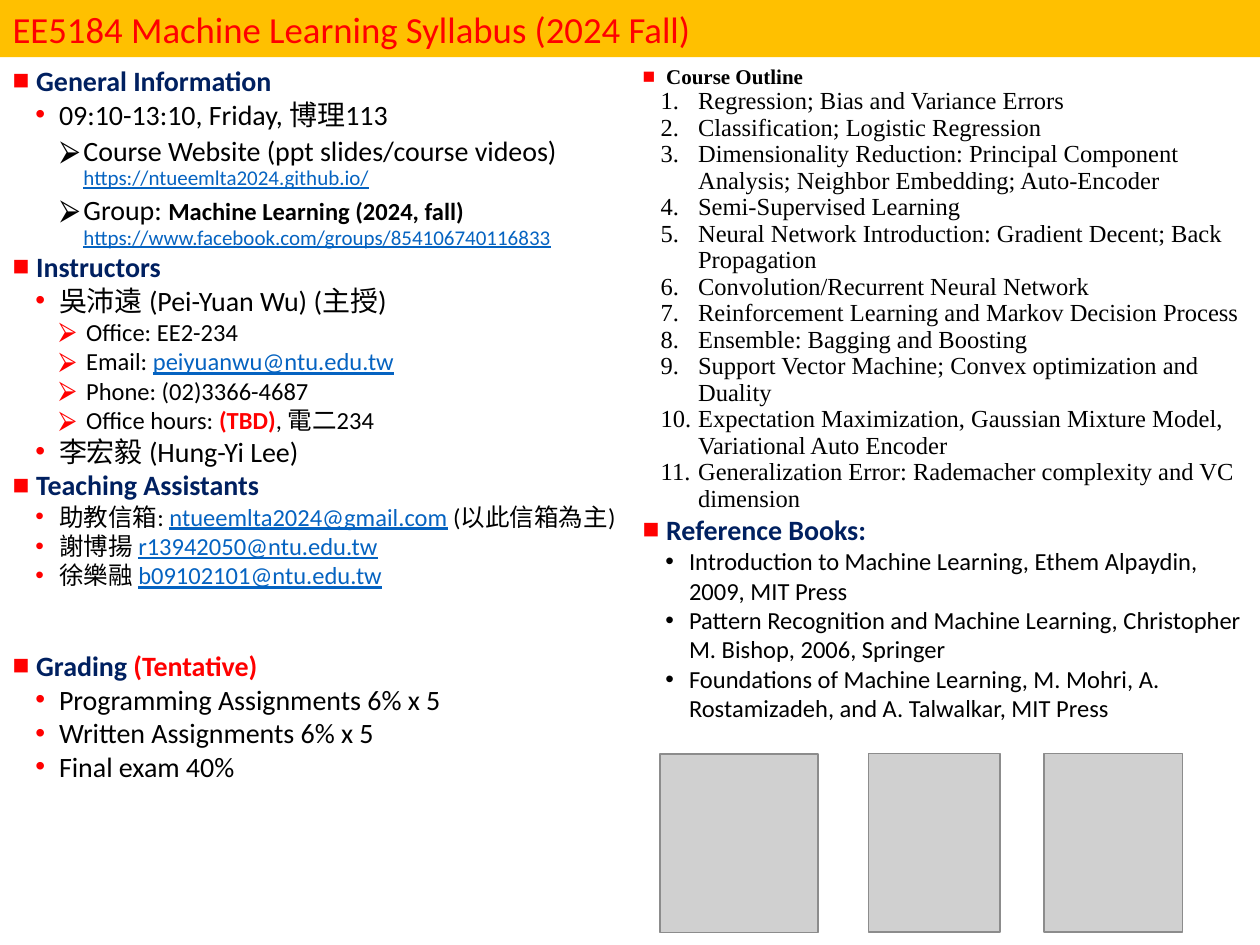
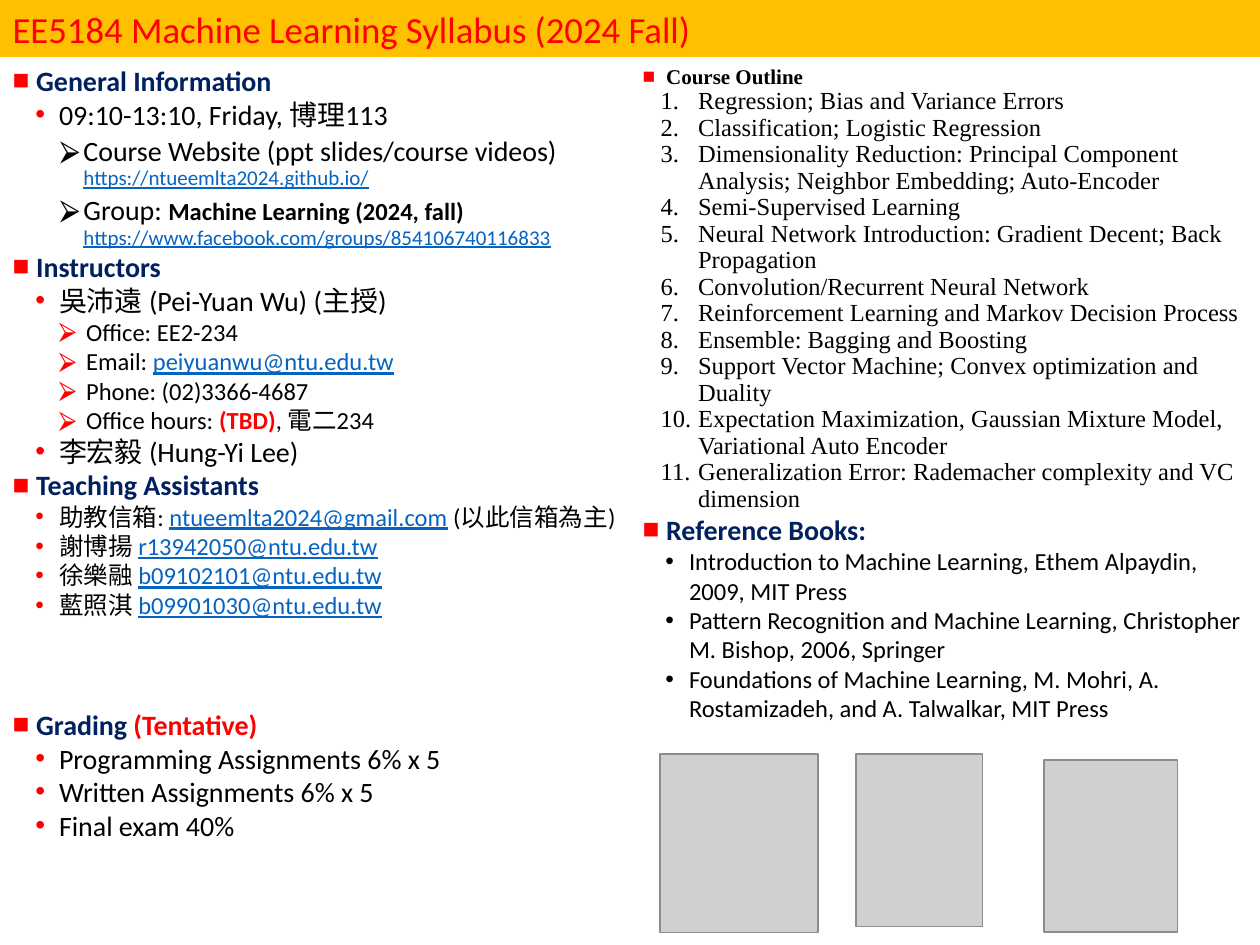
Before and after one commit to ntueemlta2024/ntueemlta2024.github.io, a slide deck: slide 2 of slides/week1/ML syllabus (113-1).pptx. Drawn at 1260x945 pixels with LibreOffice and Linux fonts; fonts in the diff are those of the drawing; grey boxes stand for pictures. Boxes give left, top, right and bottom in pixels: in the first picture for what was removed or moved away, otherwise in the second. Text is boxed around its words. In the diff, an @@ line names an element or a change of style, - is before the commit and + after.

```diff
--- a/slides/week1/ML syllabus (113-1).pptx
+++ b/slides/week1/ML syllabus (113-1).pptx
@@ text at [59,593,381,618]: paragraph added @@
+• 藍照淇 b09901030@ntu.edu.tw
@@ picture: place and size @@
-picture at [869,753,1000,932]
+picture at [856,753,982,926]
@@ picture: place and size @@
-picture at [1045,753,1183,932]
+picture at [1045,760,1178,932]
```
Also in this commit, not shown: 3 other slides changed, 1 other file.
